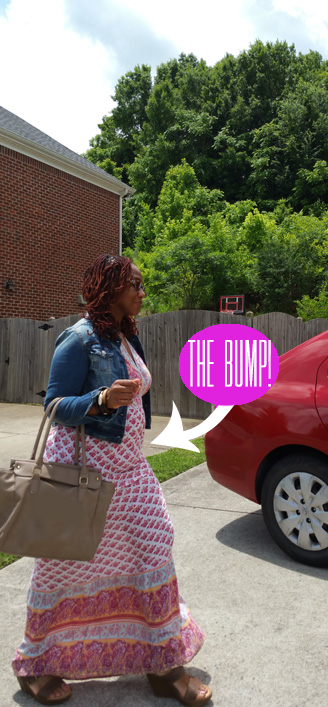
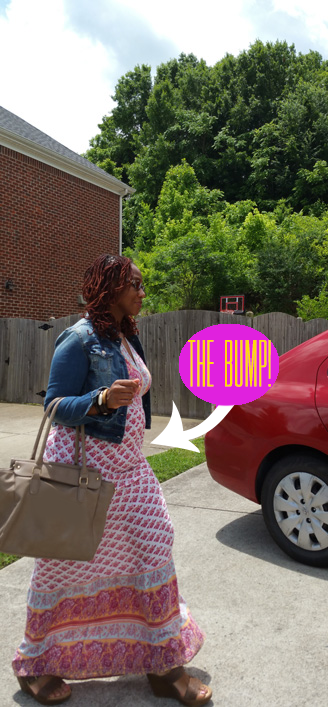
Two versions of the same layered image (328 x 707). Layer-by-layer changes:
painted on "the bump!" over bbox(188, 340, 271, 387)
